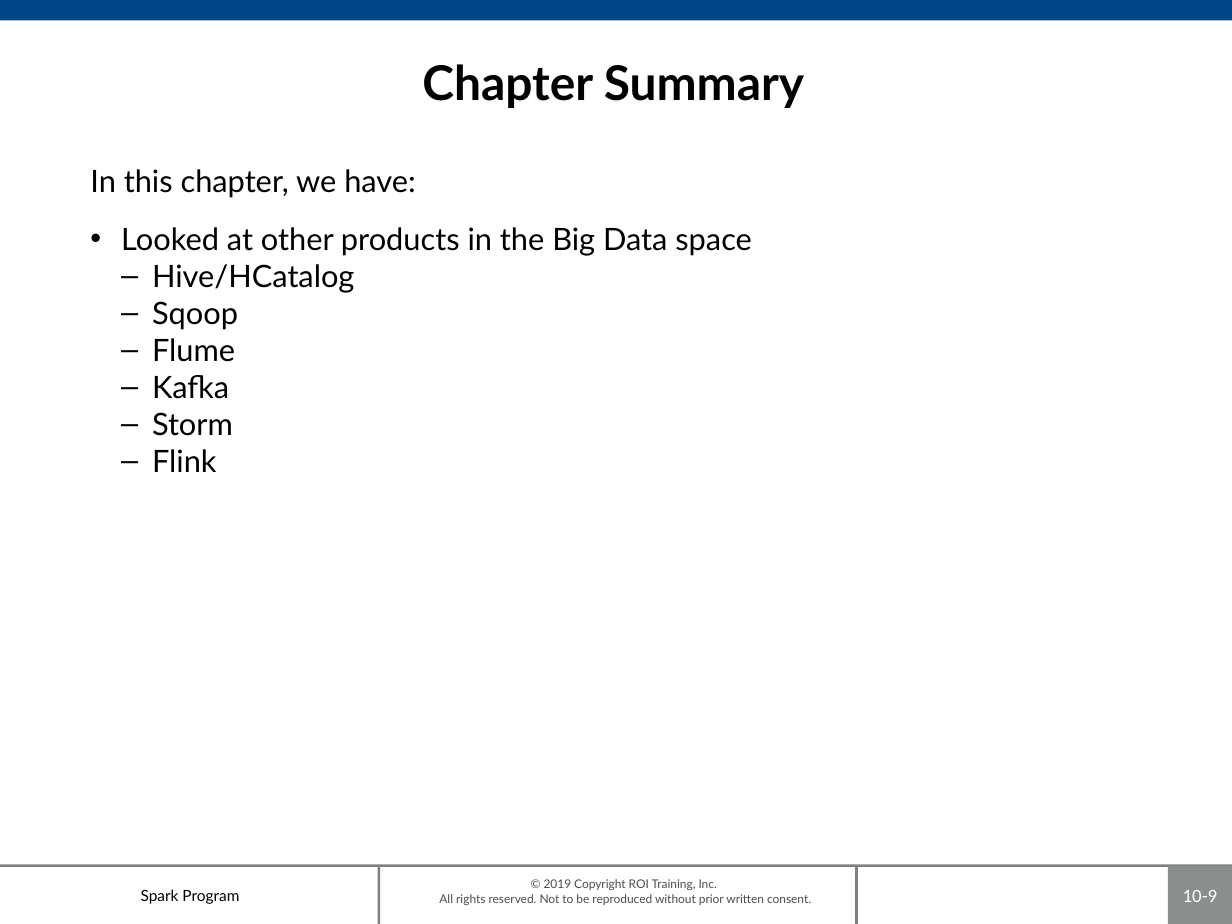
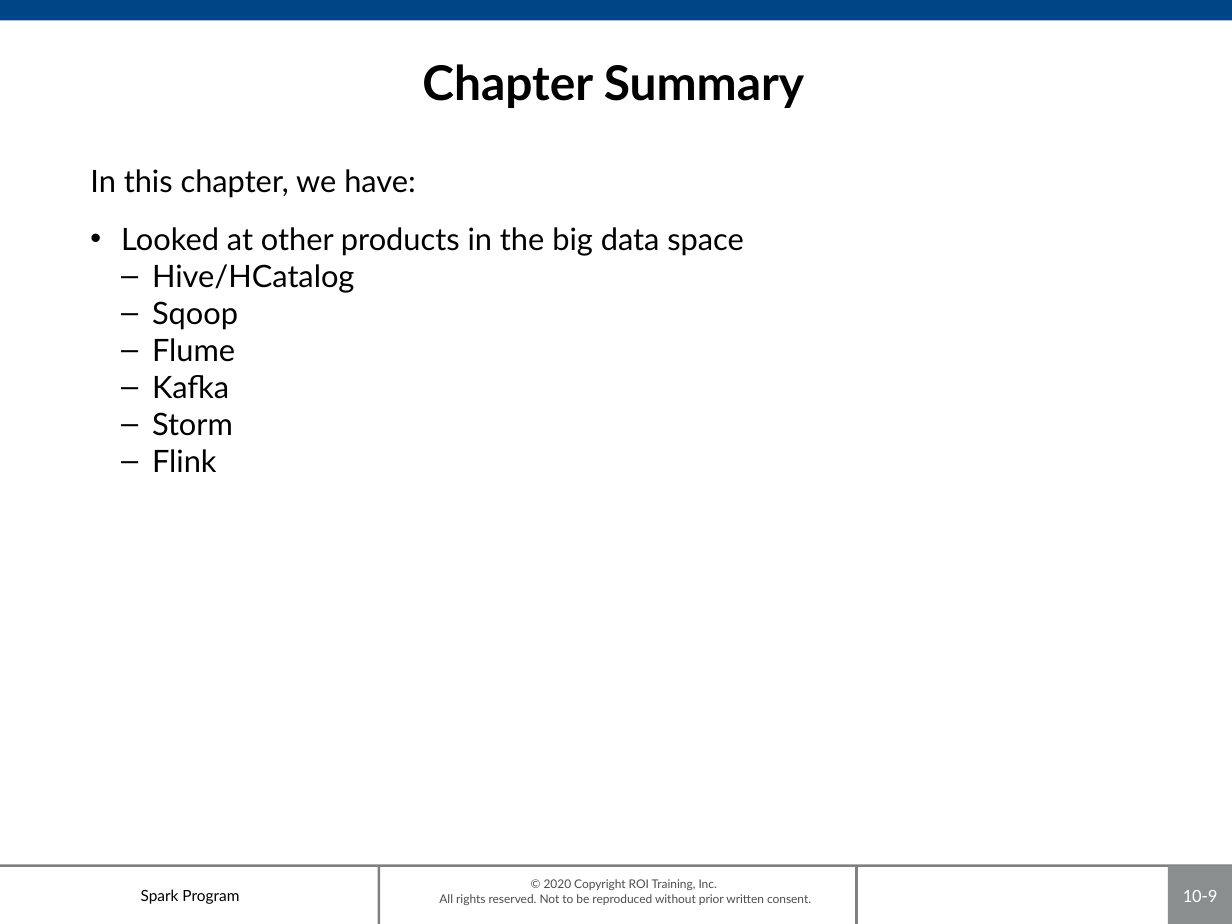
Before and after one commit to roitraining/SparkProgram, a slide deck: slide 9 of Day8-NaturalLanguage/Ch10-Ecosystem.pptx. Drawn at 1232x924 pixels with LibreOffice and Linux fonts; fonts in the diff are those of the drawing; background and template pictures are left out. Boxes give left, top, right and bottom in pixels: in the first picture for what was removed or moved away, otherwise in the second. Text is boxed around its words. In the diff, an @@ line names an element or a change of style, - is before the commit and + after.

```diff
--- a/Day8-NaturalLanguage/Ch10-Ecosystem.pptx
+++ b/Day8-NaturalLanguage/Ch10-Ecosystem.pptx
@@ text at [121,227,744,256]: text changed @@
-• Looked at other products in the Big Data space
+• Looked at other products in the big data space
@@ text at [439,879,811,905]: text changed @@
-© 2019 Copyright ROI Training, Inc.
-All rights reserved. Not to be reproduced without prior written consent.
+© 2020 Copyright ROI Training, Inc.
+All rights reserved. Not to be reproduced without prior written consent.
```
Also in this commit, not shown: 8 other slides changed, 3 other files.
